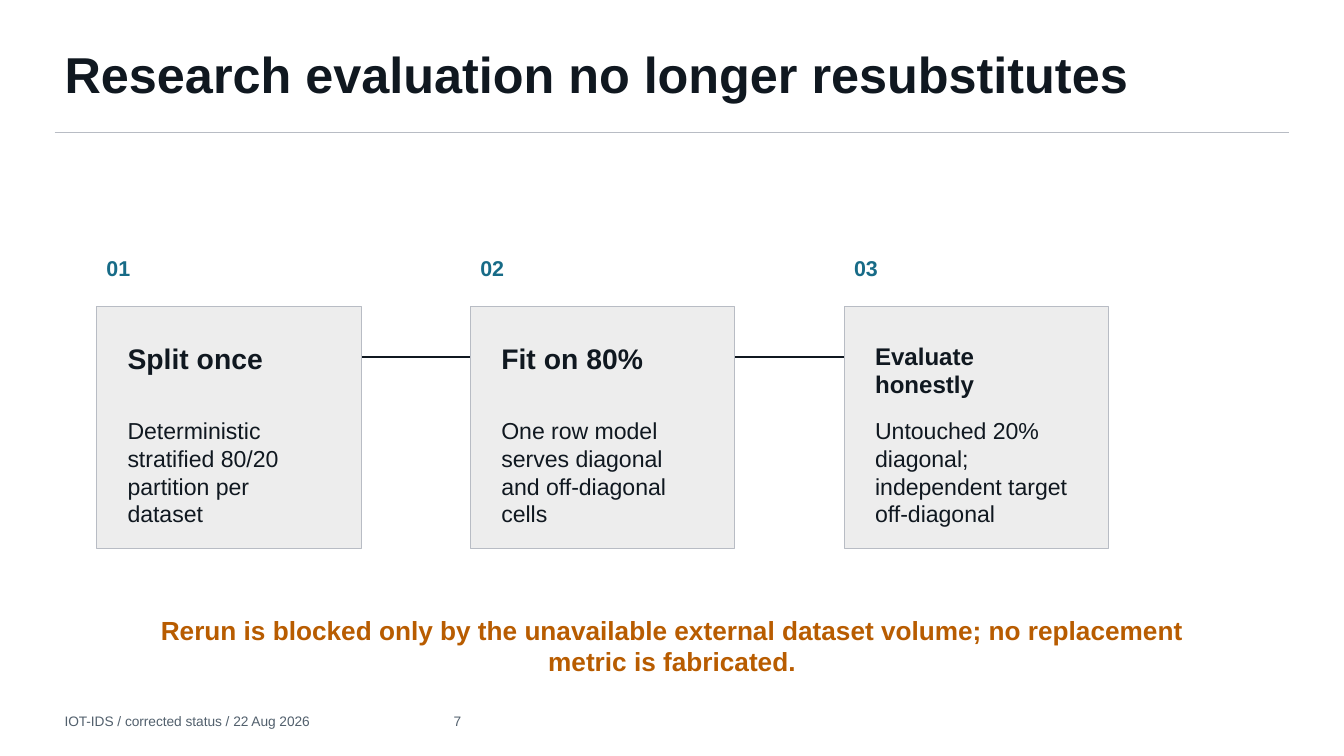
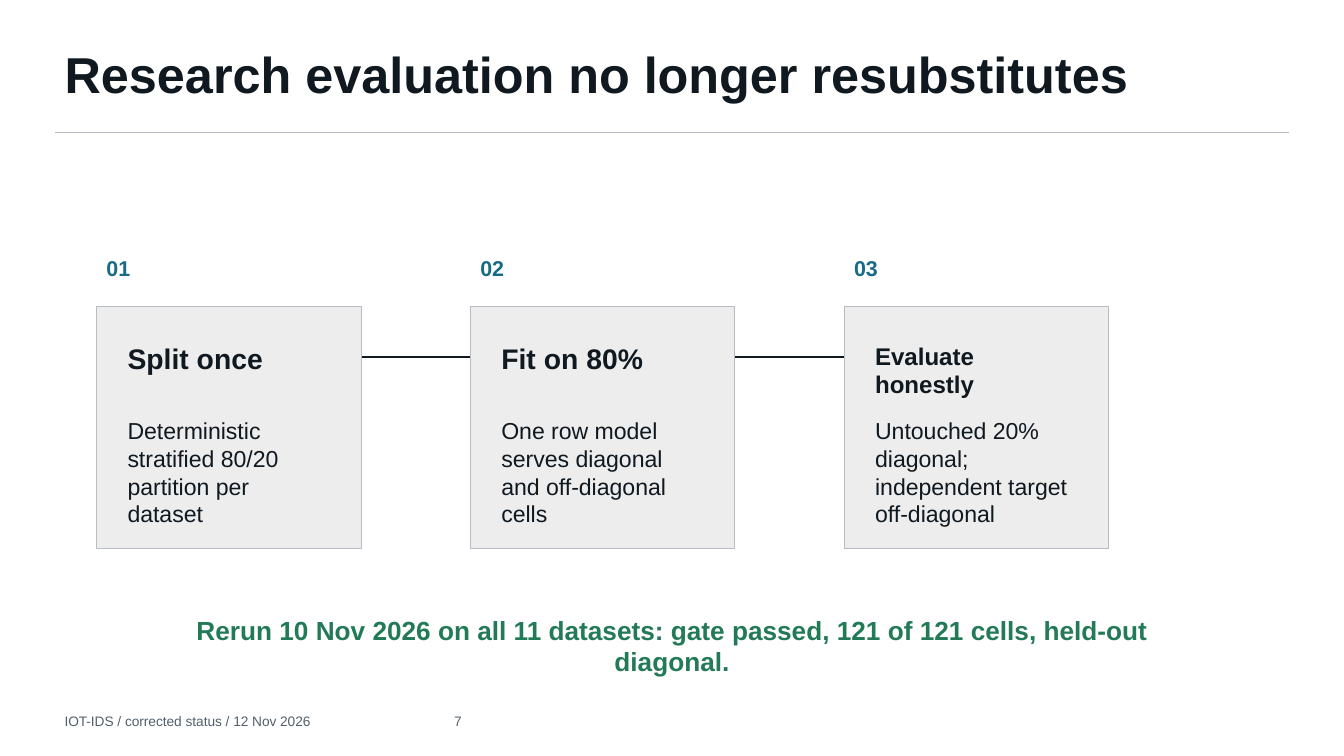
Before and after one commit to malharc373/IoT_IDS, a slide deck: slide 7 of output/presentation/IOT_IDS_Corrected_Project_Review.pptx. Drawn at 1344x756 pixels with LibreOffice and Linux fonts; fonts in the diff are those of the drawing. Boxes give left, top, right and bottom in pixels: in the first picture for what was removed or moved away, otherwise in the second. Text is boxed around its words. In the diff, an @@ line names an element or a change of style, - is before the commit and + after.

```diff
--- a/output/presentation/IOT_IDS_Corrected_Project_Review.pptx
+++ b/output/presentation/IOT_IDS_Corrected_Project_Review.pptx
@@ text at (196,621,1147,677): text changed; text colour #B85C00 to #237A57 @@
-Rerun is blocked only by the unavailable external dataset volume; no replacement metric is fabricated.
+Rerun 10 Nov 2026 on all 11 datasets: gate passed, 121 of 121 cells, held-out diagonal.
@@ text at (65,716,462,726): text changed @@
-IOT-IDS / corrected status / 22 Aug 2026 7
+IOT-IDS / corrected status / 12 Nov 2026 7
```
Also in this commit, not shown: 10 other slides changed, 2 slides added, 1 other file.
